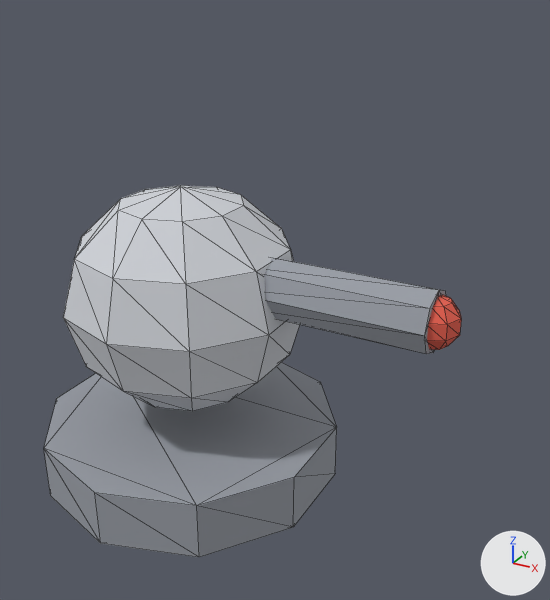
Renders of the glTF model models/item_turret.glb from each side of a commit.
Camera for both pictures: a 50 mm lens placed at (0.855, -1.176, 1.022), pointed at (0.2, 0.016, 0.427). The axes (+X, +Y, +Z) are drawn at lower right. The lights are the same throughout. The first picture is the older version. Mesh edges are drawn as thin lines. Vertices at exactly the same position are counted once.

Names of what the first picture shows: 'item_turret'.
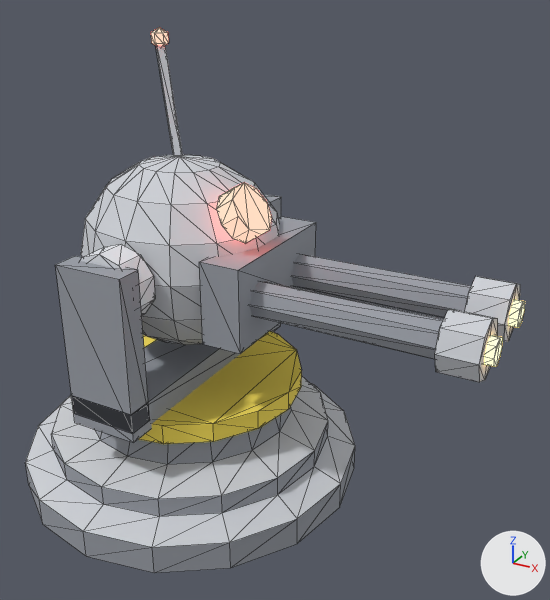
What differs and where, as boxes [x1, y1, x2, y2] in the pictures (550 x 600 px):
'item_turret', reshaped, moved (20% wider, 47% taller)
    before: [44, 185, 461, 557]
    after: [25, 27, 525, 573]
part 1 of me_item_turret, added
    after: [71, 323, 281, 443]
part 2 of me_item_turret, added
    after: [55, 256, 150, 433]
part 3 of me_item_turret, added (mostly hidden)
    after: [264, 194, 281, 218]
part 4 of me_item_turret, added
    after: [199, 216, 316, 354]
part 5 of me_item_turret, added
    after: [250, 281, 444, 359]
part 6 of me_item_turret, added
    after: [292, 254, 471, 318]
part 7 of me_item_turret, added
    after: [81, 155, 279, 345]
part 8 of me_item_turret, added
    after: [435, 309, 498, 382]
part 9 of me_item_turret, added
    after: [465, 276, 520, 341]
part 10 of me_item_turret, added (yellow)
    after: [139, 331, 302, 444]
part 11 of me_item_turret, added
    after: [80, 244, 155, 315]
part 12 of me_item_turret, added
    after: [485, 335, 503, 367]
part 13 of me_item_turret, added
    after: [509, 299, 525, 327]
part 14 of me_item_turret, added
    after: [151, 27, 169, 45]
part 15 of me_item_turret, added
    after: [25, 377, 355, 573]
part 16 of me_item_turret, added
    after: [217, 182, 272, 243]
part 17 of me_item_turret, deleted (red)
    before: [427, 295, 461, 350]
part 18 of me_item_turret, deleted
    before: [264, 258, 446, 354]
part 19 of me_item_turret, built on
    before: [44, 185, 337, 557]
    after: [156, 44, 183, 155]

The change, as a list of edits to the scene's bpy script:
```text
Change me_item_turret:
    remove me_item_turret.from_pydata(...)  # 122 vertices, 228 faces; spans x -0.304..0.568, y -0.32..0.32, z -0.06..0.57
    add me_item_turret.from_pydata(...)  # 438 vertices, 790 faces; spans x -0.36..0.65, y -0.36..0.36, z 0.0..0.91
    me_item_turret part 1: a new loose piece, a box spanning x -0.07..0.07, y -0.28..0.28, z 0.23..0.29, in mat_metal_dark (grey #999ea6)
    me_item_turret part 2: a new loose piece, a box spanning x -0.07..0.07, y -0.28..-0.23, z 0.25..0.55, in mat_metal_dark (grey #999ea6)
    me_item_turret part 3: a new loose piece, a box spanning x -0.07..0.07, y 0.23..0.28, z 0.25..0.55, in mat_metal_dark (grey #999ea6)
    me_item_turret part 4: a new loose piece, a box spanning x 0.14..0.22, y -0.15..0.15, z 0.39..0.55, in mat_metal_dark (grey #999ea6)
    me_item_turret part 5: a new loose piece, an 8-sided cylinder along x spanning x 0.19..0.61, y -0.115..-0.045, z 0.435..0.505, in mat_metal_dark (grey #999ea6)
    me_item_turret part 6: a new loose piece, an 8-sided cylinder along x spanning x 0.19..0.61, y 0.045..0.115, z 0.435..0.505, in mat_metal_dark (grey #999ea6)
    me_item_turret part 7: a new loose piece, a UV sphere (14 segments, 8 rings, poles along z) spanning x -0.205..0.205, y -0.19..0.19, z 0.31..0.69, in mat_metal (light grey #ced1d7)
    me_item_turret part 8: a new loose piece, an 8-sided cylinder along x spanning x 0.565..0.635, y -0.135..-0.025, z 0.415..0.525, in mat_metal (light grey #ced1d7)
    me_item_turret part 9: a new loose piece, an 8-sided cylinder along x spanning x 0.565..0.635, y 0.025..0.135, z 0.415..0.525, in mat_metal (light grey #ced1d7)
    me_item_turret part 10: a new loose piece, a 16-sided cylinder along z spanning x -0.24..0.24, y -0.24..0.24, z 0.2..0.24, in mat_hazard (yellow #f9e159)
    me_item_turret part 11: a new loose piece, a 10-sided cylinder along y spanning x -0.067..0.067, y -0.245..-0.185, z 0.43..0.57, in mat_chrome (white #e5e7ec)
    me_item_turret part 12: a new loose piece, an 8-sided cylinder along x spanning x 0.63..0.65, y -0.105..-0.055, z 0.445..0.495, in mat_light_amber (orange #ffd37c, glowing orange #ffd37c)
    me_item_turret part 13: a new loose piece, an 8-sided cylinder along x spanning x 0.63..0.65, y 0.055..0.105, z 0.445..0.495, in mat_light_amber (orange #ffd37c, glowing orange #ffd37c)
    me_item_turret part 14: a new loose piece, a UV sphere (6 segments, 3 rings, poles along z) spanning x -0.135..-0.105, y 0.103..0.137, z 0.87..0.91, in mat_light_red (red #ff7c6c, glowing red #ff7c6c)
    me_item_turret part 15: a new loose piece of 96 vertices spanning x -0.36..0.36, y -0.36..0.36, z 0.0..0.2
    me_item_turret part 16: a new loose piece of 20 vertices spanning x 0.137..0.223, y -0.11..-0.01, z 0.569..0.671, in mat_light_red (red #ff7c6c, glowing red #ff7c6c)
    me_item_turret part 17: the loose piece of 34 vertices spanning x 0.472..0.568, y -0.048..0.048, z 0.35..0.45 is deleted
    me_item_turret part 18: the loose piece of 16 vertices spanning x 0.075..0.525, y -0.06..0.06, z 0.34..0.46 is deleted
    me_item_turret part 19: 72 vertices removed from x -0.304..0.304, y -0.32..0.32, z -0.06..0.57; 8 vertices added at x -0.132..-0.048, y 0.068..0.132, z 0.657..0.883
    other edits to the shape of me_item_turret do not show in these pictures
    remove me_item_turret.materials.append(mat_chili)  # red #e76150
    add me_item_turret.materials.append(mat_hazard)  # yellow #f9e159
    add me_item_turret.materials.append(mat_chrome)  # white #e5e7ec
    add me_item_turret.materials.append(mat_light_amber)  # orange #ffd37c, glowing orange #ffd37c
    add me_item_turret.materials.append(mat_light_red)  # red #ff7c6c, glowing red #ff7c6c
Change ob_item_turret:
    ob_item_turret.location: (0.0, 0.0, 0.06) -> (0.0, 0.0, 0.0)
```
